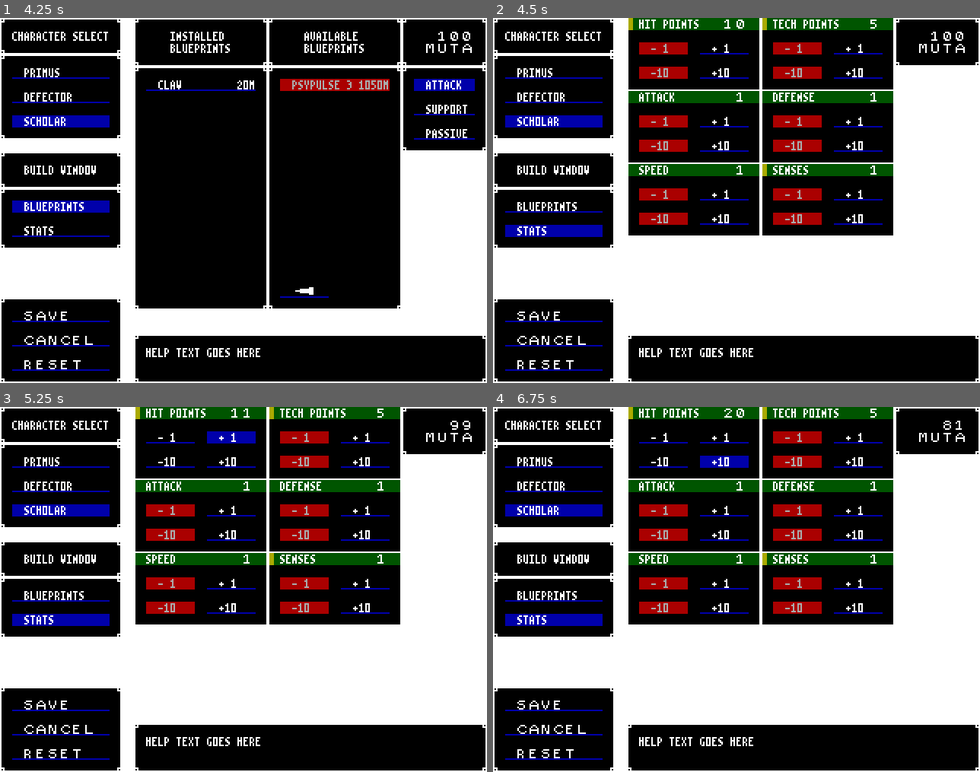
Above: before the commit, frames 1-4 (two rows, left to right).
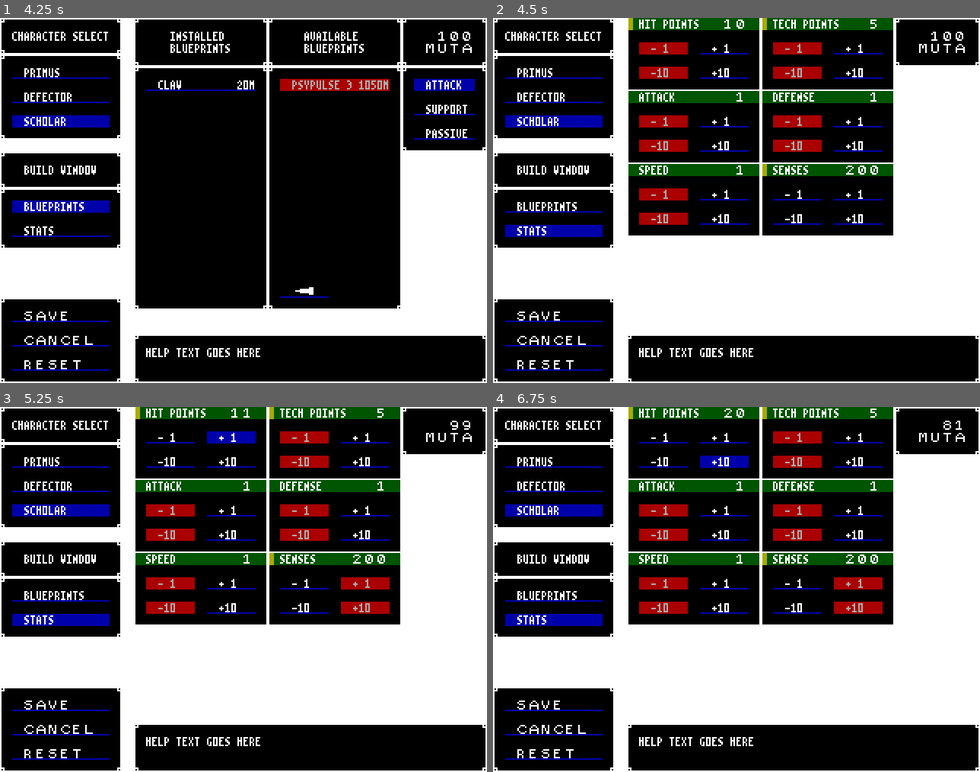
Above: after the commit, the same moments.

Repository: BeamBrain1/Morphose
Game: Godot game, scene res://Scenes/Global/root.tscn
Two runs of this game, one before a commit and one after it. Both use one fixed random seed, a clock stepped at 60 frames per second and the inputs below.
Inputs (mouse positions are in pixels of both pictures, inside the frame that each line leads up to):
- Up to frame 1 (4.25 s): click "PRIMUS" at 0.5 s; click "DEFECTOR" at 1.25 s; click "SCHOLAR" at 2 s; click "BLUEPRINTS" at 2.75 s; click (365, 291) at 3.5 s
- Up to frame 2 (4.5 s): click "STATS" at 4.25 s
- Up to frame 3 (5.25 s): click "+ 1" at 5 s
- Up to frame 4 (6.75 s): click "-10" at 5.75 s; click "+10" at 6.5 s

Frame 1 is identical in both runs. In frame 2, 0.7% of the frame differs, in the area x 57-80%, y 40-57%; in frame 3, 1.4%; in frame 4, 1.4%.

Commit message:
daily update

Diff:
--- a/Scenes/Battle/Combatant.gd
+++ b/Scenes/Battle/Combatant.gd
@@ -118,8 +118,9 @@
 	return floori(senses * (1 + keen_stacks * 0.2))
 
 
+# Speed status effects slightly weaker because of speed's importance to action economy
 func getStatusEffectAdjustedSpeed() -> int:
-	return floori(speed * (1 + energized_stacks * 0.2))
+	return floori(speed * (1 + energized_stacks * 0.15))
 
 
 func getStatusEffectAdjustedTPRegen() -> int:
@@ -344,7 +345,8 @@
 	var random_factor: int = randi() % random_range
 	if randi() % 2 == 0:
 		random_factor *= -1
-	accumulated_speed += maxi(1, getStatusEffectAdjustedSpeed() + random_factor)
+	# Base value of 10 ensures speed doesn't completely dominate in early game
+	accumulated_speed += 10 + getStatusEffectAdjustedSpeed() + random_factor
 
 
 # If Morphose defeated, clear all status effects
@@ -415,7 +417,7 @@
 	return base_damage + random_damage
 
 
-func receiveAttack(blueprint: BlueprintAttack, raw_damage: int) -> void:
+func receiveAttack(blueprint: BlueprintAttack, raw_damage: int, crit: bool = false) -> void:
 
 	if not blueprint.damageless:
 		var damage_amt: int = raw_damage
@@ -423,13 +425,31 @@
 			damage_amt -= getStatusEffectAdjustedDefense()
 		damage(damage_amt)
 
+
+
 	if not isDefeated():
-		adjustStatusEffectFromEnumType(STATUS_EFFECT.REGEN, -1 * blueprint.burning)
-		adjustStatusEffectFromEnumType(STATUS_EFFECT.SHARPENED, -1 * blueprint.tranqed)
-		adjustStatusEffectFromEnumType(STATUS_EFFECT.HARDENED, -1 * blueprint.acid)
-		adjustStatusEffectFromEnumType(STATUS_EFFECT.KEEN, -1 * blueprint.blind)
-		adjustStatusEffectFromEnumType(STATUS_EFFECT.ENERGIZED, -1 * blueprint.slimed)
-		adjustStatusEffectFromEnumType(STATUS_EFFECT.FOCUSED, -1 * blueprint.rage)
+		if crit:
+			adjustStatusEffectFromEnumType(STATUS_EFFECT.REGEN, -1 * critAdjustedStatusValue(blueprint.burning))
+			adjustStatusEffectFromEnumType(STATUS_EFFECT.SHARPENED, -1 * critAdjustedStatusValue(blueprint.tranqed))
+			adjustStatusEffectFromEnumType(STATUS_EFFECT.HARDENED, -1 * critAdjustedStatusValue(blueprint.acid))
+			adjustStatusEffectFromEnumType(STATUS_EFFECT.KEEN, -1 * critAdjustedStatusValue(blueprint.blind))
+			adjustStatusEffectFromEnumType(STATUS_EFFECT.ENERGIZED, -1 * critAdjustedStatusValue(blueprint.slimed))
+			adjustStatusEffectFromEnumType(STATUS_EFFECT.FOCUSED, -1 * critAdjustedStatusValue(blueprint.rage))
+		else:
+			adjustStatusEffectFromEnumType(STATUS_EFFECT.REGEN, -1 * blueprint.burning)
+			adjustStatusEffectFromEnumType(STATUS_EFFECT.SHARPENED, -1 * blueprint.tranqed)
+			adjustStatusEffectFromEnumType(STATUS_EFFECT.HARDENED, -1 * blueprint.acid)
+			adjustStatusEffectFromEnumType(STATUS_EFFECT.KEEN, -1 * blueprint.blind)
+			adjustStatusEffectFromEnumType(STATUS_EFFECT.ENERGIZED, -1 * blueprint.slimed)
+			adjustStatusEffectFromEnumType(STATUS_EFFECT.FOCUSED, -1 * blueprint.rage)
+
+
+# Status effect crits deal 1 additional level of the status effect
+func critAdjustedStatusValue(value_in: int) -> int:
+	# If attack does not apply status effect to begin with, don't
+	if value_in == 0:
+		return 0
+	return value_in + 1
 
 
 # self_applied: Is the combatant applying this support to themselves?
@@ -571,7 +591,7 @@
 
 
 func run() -> void:
-	pushBattleMessage(name + " waits, because running isn't implemented yet.")
+	pushBattleMessage("The party runs away.")
 
 
 func isValidSupportTarget(blueprint: BlueprintSupport) -> bool:
--- a/Scenes/Battle/EnemyCombatant.gd
+++ b/Scenes/Battle/EnemyCombatant.gd
@@ -30,7 +30,7 @@
 		result += getStatBioEnergyValue(stat)
 
 
-	return maxi(1, ceili(float(result)))	# Temporary formula for current build
+	return maxi(1, ceili(float(result)) / 2)	# Temporary formula for current build
 	#return maxi(1, ceili(float(result)) / 4)
 
 
--- a/Scenes/Controllers/ControllerBattle.gd
+++ b/Scenes/Controllers/ControllerBattle.gd
@@ -13,6 +13,8 @@
 var selected_action: Combatant.ACTION
 var selected_blueprint
 var selected_target
+
+var party_ran: bool = false		# Party running results in immediate combat loss. Avoids softlocks
 
 func _ready() -> void:
 	initializeTestFight()
@@ -98,6 +100,7 @@
 		pushCombatantBattleMessages(actor)
 	elif action == Combatant.ACTION.RUN:
 		actor.run()
+		party_ran = true
 		pushCombatantBattleMessages(actor)
 	elif action == Combatant.ACTION.BLUEPRINT:
 		if blueprint.multitarget:
@@ -170,10 +173,11 @@
 	for hit in range(blueprint.num_hits):
 		if attackHits(user, blueprint, target):
 			var raw_damage: int = user.rawAttackDamage(blueprint)
-			if attackCrits(user, blueprint, target):
+			var crit = attackCrits(user, blueprint, target)
+			if crit:
 				raw_damage *= 2
 				$BattleMessageDisplay.pushBattleMessage("Critical hit!")
-			target.receiveAttack(blueprint, raw_damage)
+			target.receiveAttack(blueprint, raw_damage, crit)
 			pushCombatantBattleMessages(target)
 		else:
 			$BattleMessageDisplay.pushBattleMessage("Missed!")
@@ -193,7 +197,7 @@
 
 
 func attackCrits(user, blueprint: BlueprintAttack, target) -> bool:
-	if blueprint.always_hit or blueprint.damageless:
+	if blueprint.always_hit:
 		return false
 	var crit_rate = clampi(user.rawCritRate(blueprint) - target.critEvasion(), MIN_CRIT, MAX_CRIT)
 	return randi() % 100 < crit_rate
@@ -201,6 +205,8 @@
 
 # Party is defeated when all members dead
 func isPartyDefeated() -> bool:
+	if party_ran:
+		return true
 	for morphose in $PartyStatusDisplay.getPlayerCombatants():
 		if not morphose.isDefeated():
 			return false
@@ -216,7 +222,7 @@
 
 
 func isBattleOver() -> bool:
-	return isPartyDefeated() or allEnemiesDefeated()
+	return isPartyDefeated() or allEnemiesDefeated() or party_ran
 
 
 # Returns Morphose who will act next
@@ -395,7 +401,7 @@
 
 # Muta player gets per party member even if they lose
 func consolationMuta() -> int:
-	return 25 * (ActiveSaveData.current_battle + 1)
+	return ceili(victoryMuta() / 4)
 
 
 func _on_prepare_for_next_battle_button_pressed() -> void:
--- a/Scenes/Global/Constructs/PartyMember.gd
+++ b/Scenes/Global/Constructs/PartyMember.gd
@@ -8,7 +8,7 @@
 const HP_MINIMUM: int = 10
 const TP_MINIMUM: int = 5
 const TP_CAP: int = 999
-const STAT_CAP: int = 255
+const STAT_CAP: int = 250
 const STAT_MINIMUM: int = 1
 
 var name: String = "[NO DATA]"
--- a/Scenes/Global/Tables/EncounterTable.gd
+++ b/Scenes/Global/Tables/EncounterTable.gd
@@ -13,6 +13,7 @@
 	table.append([enemy("Worker")])
 	table.append([enemy("Worker"), enemy("Worker")])
 	table.append([enemy("Worker"), enemy("Worker"), enemy("Worker"), enemy("Worker")])
+	table.append([enemy("Boss")])
 	table.append([enemy("Hunter"), enemy("Hunter")])
 	table.append([enemy("Darter"), enemy("Shellon")])
 	table.append([enemy("Hunter"), enemy("Darter"), enemy("Darter")])
--- a/Scenes/Global/Tables/EnemyTable.gd
+++ b/Scenes/Global/Tables/EnemyTable.gd
@@ -23,27 +23,42 @@
 	addEnemyToTable(current_enemy)
 
 	current_enemy = EnemyType.new()
+	current_enemy.name = "Boss"
+	current_enemy.hp = 100
+	current_enemy.tech_points = 25
+	current_enemy.attack = 10
+	current_enemy.defense = 10
+	current_enemy.senses = 8
+	current_enemy.speed = 8
+	current_enemy.giveBlueprintByNameAndTier("Claw", 1)
+	current_enemy.giveBlueprintByNameAndTier("Hammer", 1)
+	current_enemy.giveBlueprintByNameAndTier("Napalm", 1)
+	current_enemy.giveBlueprintByNameAndTier("Aegis", 1)
+	addEnemyToTable(current_enemy)
+
+	current_enemy = EnemyType.new()
 	current_enemy.name = "Darter"
-	current_enemy.hp = 10
-	current_enemy.tech_points = 15
-	current_enemy.attack = 5
-	current_enemy.defense = 2
-	current_enemy.senses = 10
-	current_enemy.speed = 20
+	current_enemy.hp = 15
+	current_enemy.tech_points = 20
+	current_enemy.attack = 10
+	current_enemy.defense = 3
+	current_enemy.senses = 12
+	current_enemy.speed = 24
 	current_enemy.giveBlueprintByNameAndTier("Chaingun", 1)
 	addEnemyToTable(current_enemy)
 
 	current_enemy = EnemyType.new()
 	current_enemy.name = "Shellon"
-	current_enemy.hp = 30
+	current_enemy.hp = 40
 	current_enemy.tech_points = 15
 	current_enemy.attack = 10
 	current_enemy.defense = 12
 	current_enemy.senses = 5
-	current_enemy.speed = 6
+	current_enemy.speed = 7
 	current_enemy.giveBlueprintByNameAndTier("Claw", 1)
 	current_enemy.giveBlueprintByNameAndTier("Hammer", 1)
 	current_enemy.giveBlueprintByNameAndTier("Aegis", 1)
+	current_enemy.giveBlueprintByNameAndTier("Mucus", 1)
 	addEnemyToTable(current_enemy)
 
 	current_enemy = EnemyType.new()
@@ -51,10 +66,11 @@
 	current_enemy.hp = 30
 	current_enemy.tech_points = 15
 	current_enemy.attack = 10
-	current_enemy.defense = 8
+	current_enemy.defense = 10
 	current_enemy.senses = 10
 	current_enemy.speed = 10
 	current_enemy.giveBlueprintByNameAndTier("Claw", 1)
+	current_enemy.giveBlueprintByNameAndTier("Laser", 1)
 	current_enemy.giveBlueprintByNameAndTier("Acid Spit", 1)
 	addEnemyToTable(current_enemy)
 
--- a/Scenes/Global/root.gd
+++ b/Scenes/Global/root.gd
@@ -60,7 +60,7 @@
 	c3.tech_points = PartyMember.TP_MINIMUM
 	c3.attack = PartyMember.STAT_MINIMUM
 	c3.defense = PartyMember.STAT_MINIMUM
-	c3.senses = PartyMember.STAT_MINIMUM
+	c3.senses = 200
 	c3.speed = PartyMember.STAT_MINIMUM
 	c3.bio_energy = STARTING_BIO_ENERGY
 	c3.discounted_stats = [GlobalProgramData.COMBAT_STAT.HP, GlobalProgramData.COMBAT_STAT.TECH_POINTS, GlobalProgramData.COMBAT_STAT.SENSES]
Not shown, changed: blueprints.dat
